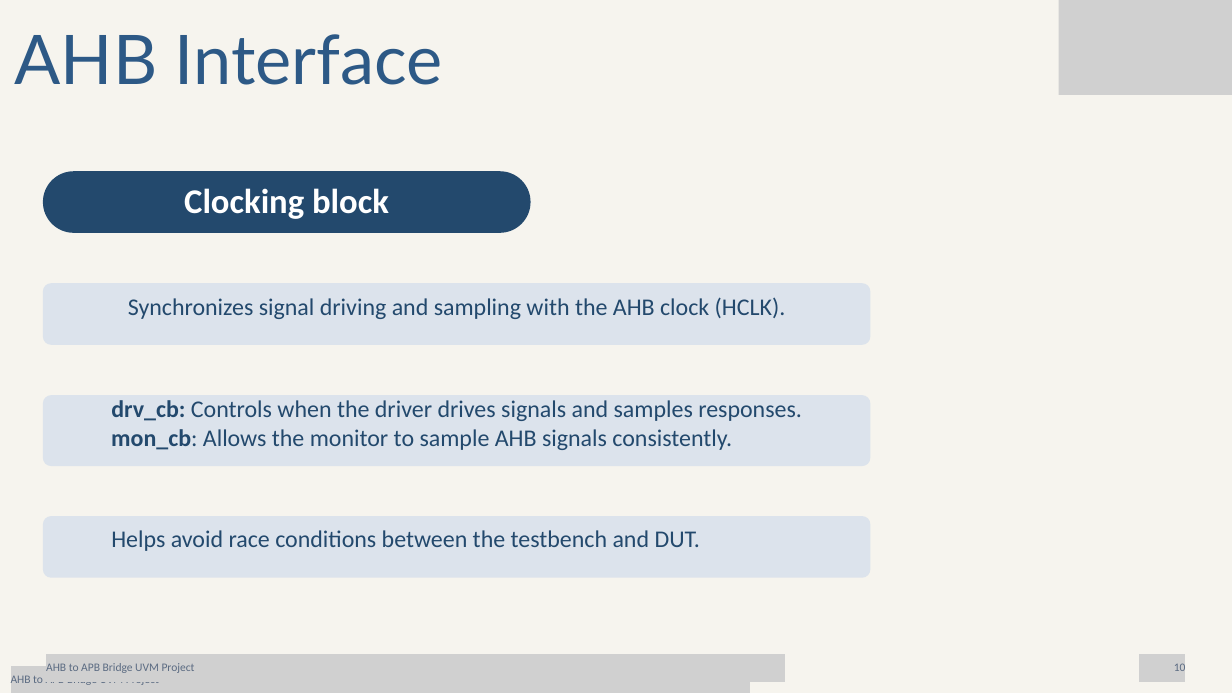
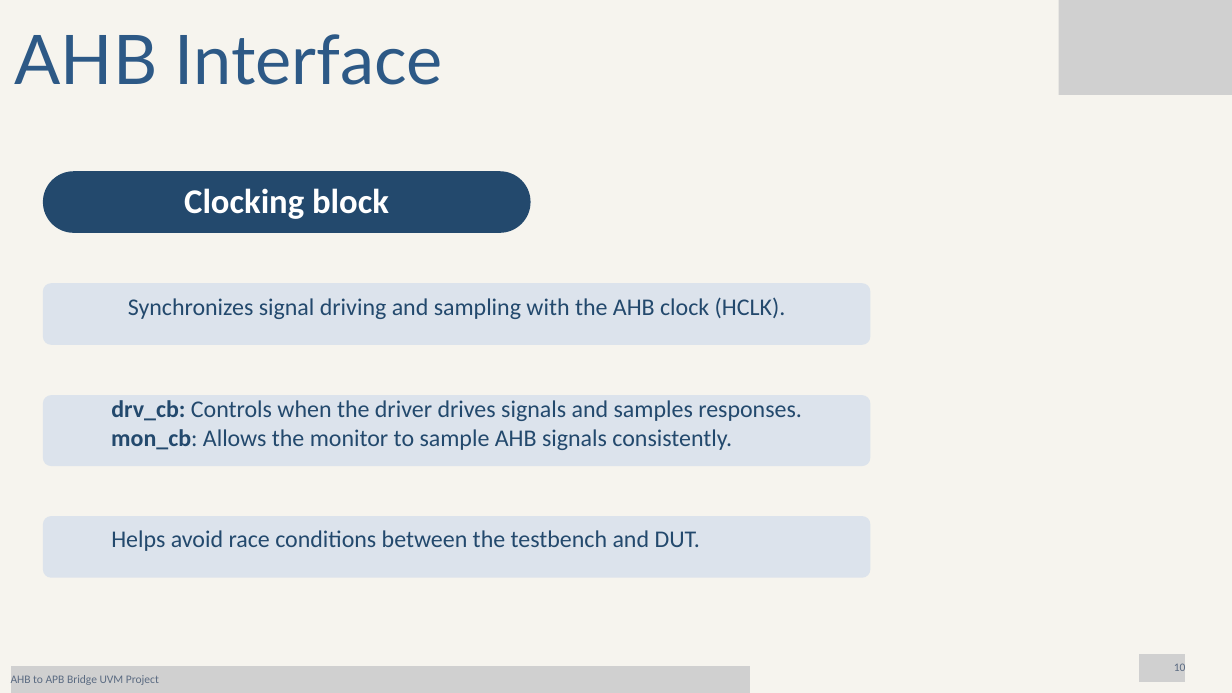
Before and after one commit to mennafouda15/AHB-to-APB-Bridge-UVM, a slide deck: slide 10 of docs/AHB to APB Bridge UVM Project.pptx. Drawn at 1232x693 pixels with LibreOffice and Linux fonts; fonts in the diff are those of the drawing; grey boxes stand for pictures. Boxes give left, top, right and bottom in pixels: in the first picture for what was removed or moved away, otherwise in the second. Text is boxed around its words. In the diff, an @@ line names an element or a change of style, - is before the commit and + after.

```diff
--- a/docs/AHB to APB Bridge UVM Project.pptx
+++ b/docs/AHB to APB Bridge UVM Project.pptx
@@ picture removed at bbox=[46, 654, 785, 682] @@
@@ text removed at bbox=[11, 675, 159, 685] @@
-AHB to APB Bridge UVM Project
```
Also in this commit, not shown: 20 other slides changed, 1 slide added, 1 slide removed.
